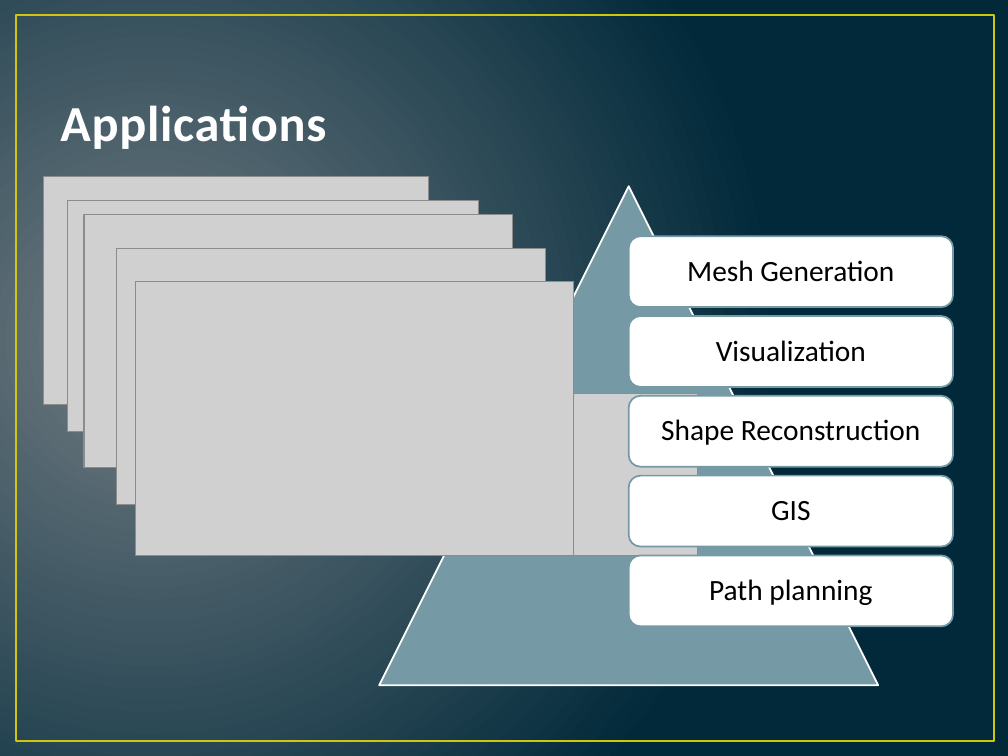
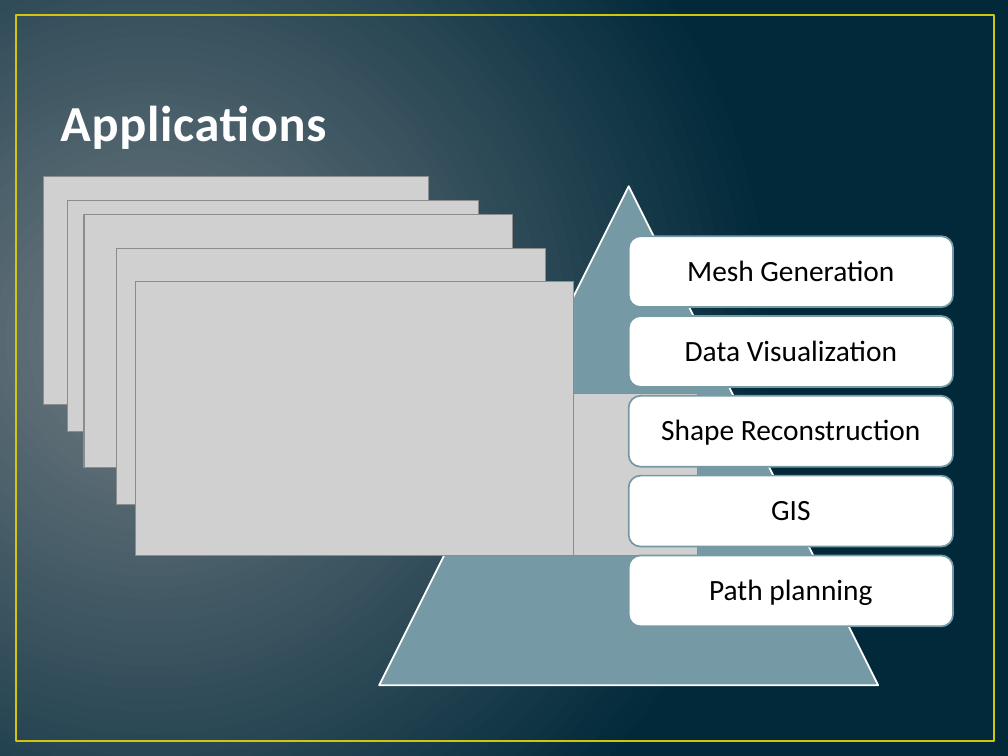
Before and after one commit to hugebdu/jdt-refactored, a slide deck: slide 13 of extra/CDT.pptx. Drawn at 1008x756 pixels with LibreOffice and Linux fonts; fonts in the diff are those of the drawing; grey boxes stand for pictures. Boxes give left, top, right and bottom in pixels: in the first picture for what was removed or moved away, otherwise in the second. Text is boxed around its words. In the diff, an @@ line names an element or a change of style, - is before the commit and + after.

```diff
--- a/extra/CDT.pptx
+++ b/extra/CDT.pptx
@@ text in freeform shape at <box>685,340,897,362</box>: text changed @@
-Visualization
+Data Visualization
```
Also in this commit, not shown: 6 other slides changed.
